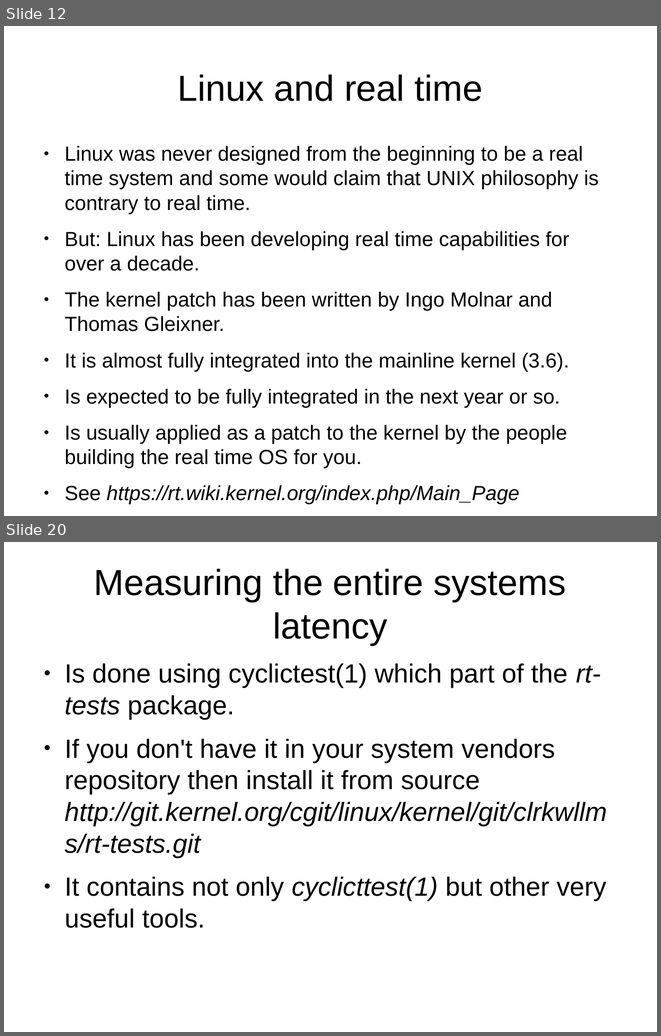
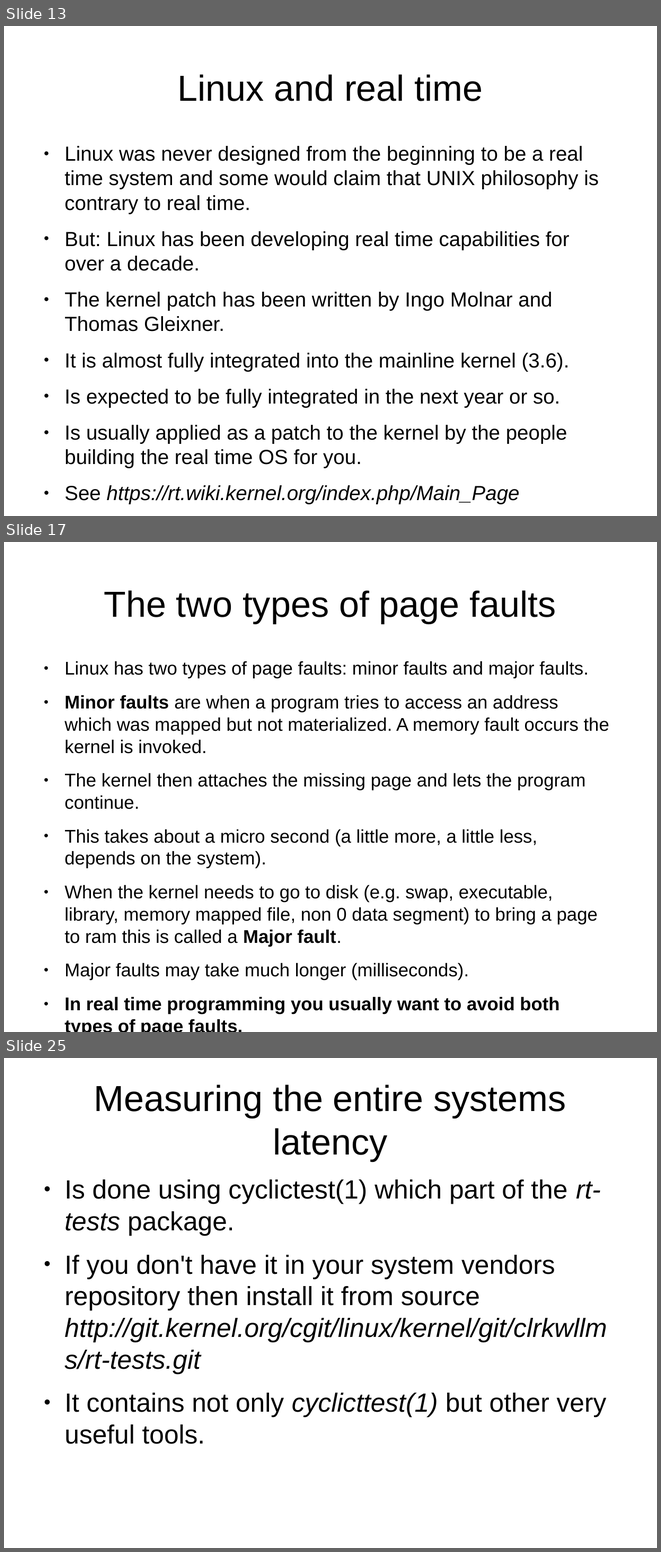
Before and after one commit to kalmuthu/slides, a slide deck: odp/realtime.odp. Shown one above the other, each under a label of ours: slides 12 and 20 before the commit, slides 13, 17 and 25 after it; the slides between them are not shown. The pictures are 661x1036 and 661x1552 pixels, drawn with LibreOffice and Linux fonts; fonts in the diff are those of the drawing. Boxes give left, top, right and bottom in pixels: in the first picture for what was removed or moved away, otherwise in the second. Text is boxed around its words. In the diff, an @@ line names an element or a change of style, - is before the commit and + after.

Commit message:
improved the real time slides

```diff
--- a/odp/realtime.odp
+++ b/odp/realtime.odp
@@ slide 17 added at [4, 542, 657, 1032], background #FFFFFF @@
@@ title added at [104, 590, 556, 623], 44 pt, text #000000 @@
+The two types of page faults
@@ text added at [64, 661, 609, 1014], 22.4 pt, text #000000 @@
+● Linux has two types of page faults: minor faults and major faults.
+● Minor faults are when a program tries to access an address which was mapped but not materialized. A memory fault occurs the kernel is invoked.
+● The kernel then attaches the missing page and lets the program continue.
+● This takes about a micro second (a little more, a little less, depends on the system).
+● When the kernel needs to go to disk (e.g. swap, executable, library, memory mapped file, non 0 data segment) to bring a page to ram this is called a Major fault.
+● Major faults may take much longer (milliseconds).
+● In real time programming you usually want to avoid both types of page faults.
@@ what was slide 12 is now slide 13 @@
@@ what was slide 20 is now slide 25 @@
```
Also in this commit, not shown: 12 slides changed, 8 other slides added.
